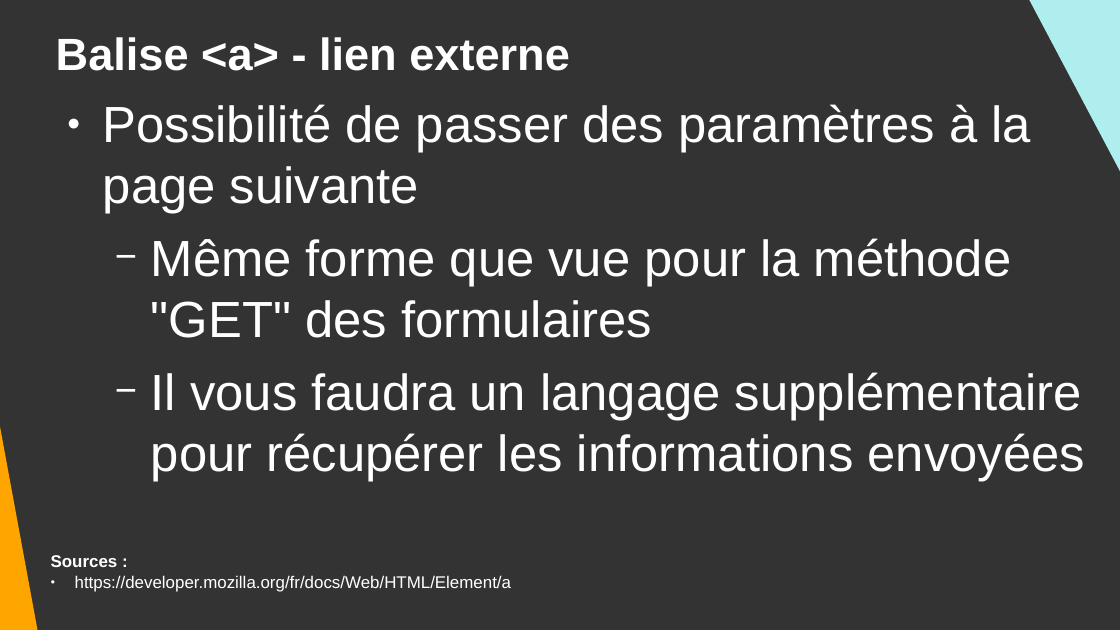
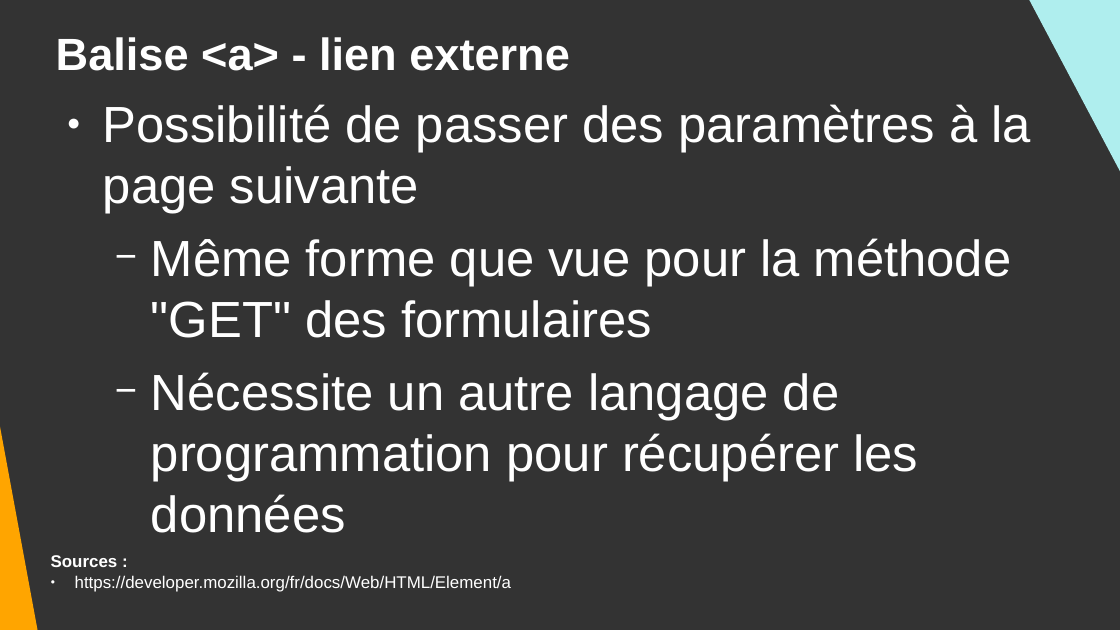
Before and after one commit to DanYellow/cours, a slide deck: slide 20 of integration-web-s1/travaux-pratiques/numero-6/presentation.odp. Drawn at 1120x630 pixels with LibreOffice and Linux fonts; fonts in the diff are those of the drawing. Boxes give left, top, right and bottom in pixels: in the first picture for what was removed or moved away, otherwise in the second. Text is boxed around its words. In the diff, an @@ line names an element or a change of style, - is before the commit and + after.

```diff
--- a/integration-web-s1/travaux-pratiques/numero-6/presentation.odp
+++ b/integration-web-s1/travaux-pratiques/numero-6/presentation.odp
@@ text at bbox=[151, 372, 918, 533]: text changed @@
-  − Il vous faudra un langage supplémentaire pour récupérer les informations envoyées
+  − Nécessite un autre langage de programmation pour récupérer les données
```
Also in this commit, not shown: 5 other slides changed, 2 slides added, 14 other files.
